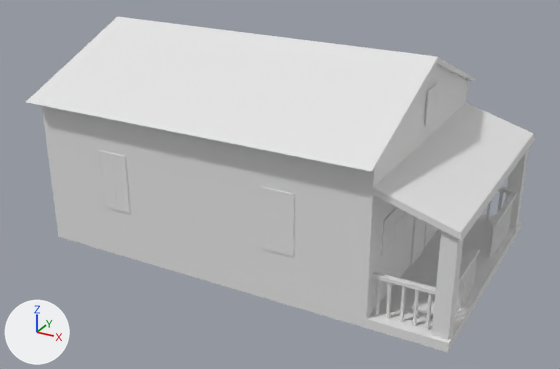
An edit to the Blender file assets/house3.blend, drawn before and after from the same camera.
Before and after are seen from a 50 mm lens placed at (131.0, -414.0, 241.0), pointed at (-89.0, -14.0, 40.0). Lighting does not change. The marker at lower left points along +X, +Y and +Z.

The scene before the commit, as lines of its bpy script (objects in view):
```python
ob_cube = bpy.data.objects.new('Cube', me_cube)
ob_cube.location = (0.0, -80.1, -5.5)
ob_cube.scale = (1.0, 1.0, 39.9)
ob_cube_001 = bpy.data.objects.new('Cube.001', me_cube_001)
ob_cube_001.location = (0.0, 0.0, 131.0)
ob_cube_001.rotation_euler = (0.785, 0.0, 0.0)  # degrees (45, 0, 0)
ob_cube_001.scale = (1.81, 1.81, 1.81)
ob_cube_003 = bpy.data.objects.new('Cube.003', me_cube_003)
ob_cube_003.location = (41.1, 70.9, 31.7)
ob_cube_003.scale = (4.44, 4.44, 37.4)
ob_cube_004 = bpy.data.objects.new('Cube.004', me_cube_004)
ob_cube_004.location = (41.1, -74.2, 31.7)
ob_cube_004.scale = (4.44, 4.44, 37.4)
ob_cube_008 = bpy.data.objects.new('Cube.008', me_cube_009)
ob_cube_008.location = (19.2, -74.1, 29.9)
ob_cube_008.rotation_euler = (0.0, 0.0, 1.571)  # degrees (0, 0, 90)
ob_cube_008.scale = (-1.76, -25.0, 1.0)
ob_cube_009 = bpy.data.objects.new('Cube.009', me_cube_005)
ob_cube_009.location = (2.0, -1.9, 106.5)
ob_cube_009.rotation_euler = (0.0, 3.142, 0.0)  # degrees (0, 180, 0)
ob_cube_009.scale = (0.374, 4.6, 4.6)
ob_cube_010 = bpy.data.objects.new('Cube.010', me_cube_010)
ob_cube_010.location = (1.2, -49.7, 49.9)
ob_cube_010.rotation_euler = (0.0, 3.142, 0.0)  # degrees (0, 180, 0)
ob_cube_010.scale = (0.374, 10.9, 4.6)
ob_cube_015 = bpy.data.objects.new('Cube.015', me_cube_015)
ob_cube_015.location = (-169.3, -81.3, 47.2)
ob_cube_015.rotation_euler = (1.571, 0.0, 1.571)  # degrees (90, 0, 90)
ob_cube_015.scale = (0.374, 10.9, 4.6)
ob_cube_016 = bpy.data.objects.new('Cube.016', me_cube_016)
ob_cube_016.location = (-55.7, -81.3, 47.2)
ob_cube_016.rotation_euler = (1.571, 0.0, 1.571)  # degrees (90, 0, 90)
ob_cube_016.scale = (0.374, 10.9, 4.6)
# also in view: 'Cube.012' at (1.0, -1.0, 31.0); 'Cube.002' at (23.0, -1.0, 75.0)
```
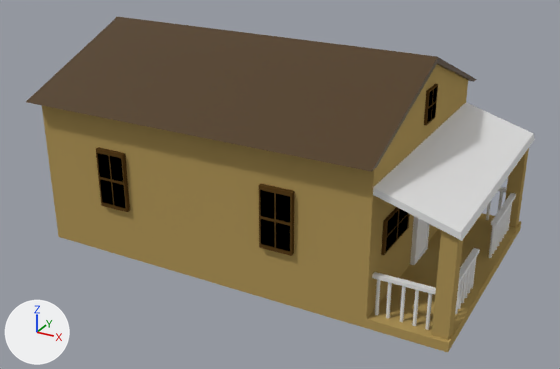
What differs and where, as boxes (x1, y1, x2, y2) in the pictures (560 x 369 px):
'Cube', recoloured (grey to brown): (42, 65, 521, 352) in both
'Cube.001', recoloured (white to brown): (26, 17, 476, 172) in both
'Cube.004', reshaped, moved, turned, rescaled: before (432, 230, 463, 340); after (96, 147, 130, 212)
'Cube.015', recoloured, moved, turned: before (99, 150, 130, 213); after (259, 184, 295, 256)
'Cube.003', recoloured (grey to brown): (432, 148, 529, 340) in both
'Cube.016', deleted: before (261, 187, 294, 257)
'Cube.010', recoloured, moved: before (381, 207, 408, 255); after (381, 207, 410, 255)
'Cube.012', moved: before (410, 216, 427, 265); after (410, 216, 430, 265)
'Cube.009', recoloured, moved: before (425, 84, 438, 125); after (424, 84, 438, 126)

The change, as a diff of the scene's bpy script:
```diff
--- a/assets/house3.blend.py
+++ b/assets/house3.blend.py
@@ img_material_002_base_color @@
+img_material_002_base_color = load_image('Material.002 Base Color', '_unpacked/Material.002_Base_Color', 1024, 1024, 'sRGB')
@@ mat_material @@
 mat_material = principled_material('Material')
-mat_material.base_color = (0.8, 0.8, 0.8)  # white #e7e7e7
+mat_material.base_color = (0.445, 0.312, 0.106)  # brown #b2985c
@@ mat_material_002 @@
+mat_material_002 = principled_material('Material.002')
+mat_material_002.texture = img_material_002_base_color
+mat_material_002.specular_ior_level = 0.0
@@ mat_material_001 @@
+mat_material_001 = principled_material('Material.001')
+mat_material_001.base_color = (0.0749, 0.0373, 0.00619)  # brown #4d3612
@@ me_cube_001 @@
 me_cube_001.from_pydata(...)  # 16 vertices, 14 faces; spans x -123.5..1.9, y -48.9..21.8, z -48.6..21.8
+me_cube_001.materials.append(mat_material_001)  # brown #4d3612
@@ me_cube_004 @@
 # used by ob_cube_004; location = (41.1, -74.2, 31.7); scale = (4.44, 4.44, 37.4)
-me_cube_004.from_pydata(...)  # 8 vertices, 6 faces; spans x -1.0..1.0, y -1.0..1.0, z -0.82..1.0
+me_cube_004.from_pydata(...)  # 60 vertices, 58 faces; spans x -1.0..15.69, y -1.32..2.13, z -1.7..2.72
+# me_cube_004 part 1: the whole mesh is rebuilt
+me_cube_004.materials.append(mat_material_002)  # picture img_material_002_base_color
@@ me_cube_005 @@
 me_cube_005.from_pydata(...)  # 60 vertices, 58 faces; spans x -1.0..1.0, y -1.32..2.13, z -1.7..2.72
+me_cube_005.materials.append(mat_material_002)  # picture img_material_002_base_color
@@ me_cube_010 @@
 me_cube_010.from_pydata(...)  # 60 vertices, 58 faces; spans x -1.0..1.0, y -1.32..2.13, z -1.7..2.72
+me_cube_010.materials.append(mat_material_002)  # picture img_material_002_base_color
@@ me_cube_015 @@
 me_cube_015.from_pydata(...)  # 60 vertices, 58 faces; spans x -1.0..1.0, y -1.32..2.13, z -1.7..2.72
+me_cube_015.materials.append(mat_material_002)  # picture img_material_002_base_color
@@ ob_cube_004 @@
 ob_cube_004 = bpy.data.objects.new('Cube.004', me_cube_004)
-ob_cube_004.location = (41.1, -74.2, 31.7)
-ob_cube_004.scale = (4.44, 4.44, 37.4)
+ob_cube_004.location = (-169.3, -83.7, 49.0)
+ob_cube_004.rotation_euler = (1.571, -0.00133, 1.571)  # degrees (90, -0.1, 90)
+ob_cube_004.scale = (0.374, 10.9, 4.6)
@@ ob_cube_009 @@
 ob_cube_009 = bpy.data.objects.new('Cube.009', me_cube_005)
-ob_cube_009.location = (2.0, -1.9, 106.5)
+ob_cube_009.location = (2.2, -1.9, 106.5)
 ob_cube_009.rotation_euler = (0.0, 3.142, 0.0)  # degrees (0, 180, 0)
@@ ob_cube_010 @@
 ob_cube_010 = bpy.data.objects.new('Cube.010', me_cube_010)
-ob_cube_010.location = (1.2, -49.7, 49.9)
+ob_cube_010.location = (2.3, -49.7, 49.9)
 ob_cube_010.rotation_euler = (0.0, 3.142, 0.0)  # degrees (0, 180, 0)
@@ ob_cube_012 @@
 ob_cube_012 = bpy.data.objects.new('Cube.012', me_cube_012)
-ob_cube_012.location = (1.4, -1.2, 7.2)
+ob_cube_012.location = (2.7, -1.2, 7.2)
@@ ob_cube_015 @@
 ob_cube_015 = bpy.data.objects.new('Cube.015', me_cube_015)
-ob_cube_015.location = (-169.3, -81.3, 47.2)
-ob_cube_015.rotation_euler = (1.571, 0.0, 1.571)  # degrees (90, 0, 90)
+ob_cube_015.location = (-55.7, -83.7, 49.0)
+ob_cube_015.rotation_euler = (1.571, -0.00133, 1.571)  # degrees (90, -0.1, 90)
 ob_cube_015.scale = (0.374, 10.9, 4.6)
@@ ob_cube_016 @@
-ob_cube_016 = bpy.data.objects.new('Cube.016', me_cube_016)
-ob_cube_016.location = (-55.7, -81.3, 47.2)
-ob_cube_016.rotation_euler = (1.571, 0.0, 1.571)  # degrees (90, 0, 90)
-ob_cube_016.scale = (0.374, 10.9, 4.6)
```
